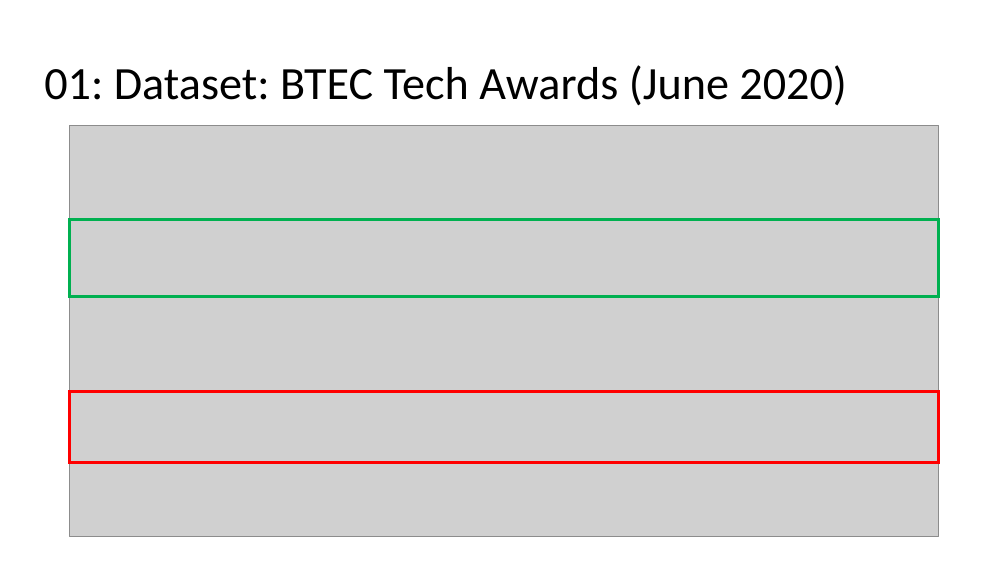
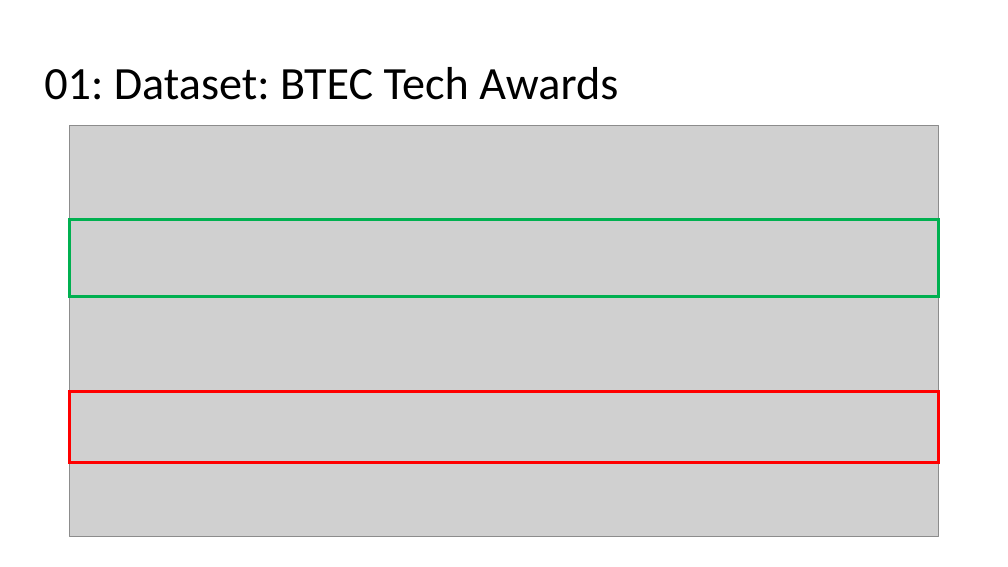
Before and after one commit to kanghinlee/interview_prep, a slide deck: slide 6 of pearson_edu_presentation/Pearson_edu_presentation.pptx. Drawn at 1008x567 pixels with LibreOffice and Linux fonts; fonts in the diff are those of the drawing; grey boxes stand for pictures. Boxes give left, top, right and bottom in pixels: in the first picture for what was removed or moved away, otherwise in the second. Text is boxed around its words. In the diff, an @@ line names an element or a change of style, - is before the commit and + after.

```diff
--- a/pearson_edu_presentation/Pearson_edu_presentation.pptx
+++ b/pearson_edu_presentation/Pearson_edu_presentation.pptx
@@ title at box(44, 67, 618, 100): text changed @@
-01: Dataset: BTEC Tech Awards (June 2020)
+01: Dataset: BTEC Tech Awards
```
Also in this commit, not shown: 4 other slides changed, 2 slides added, 2 other files.
